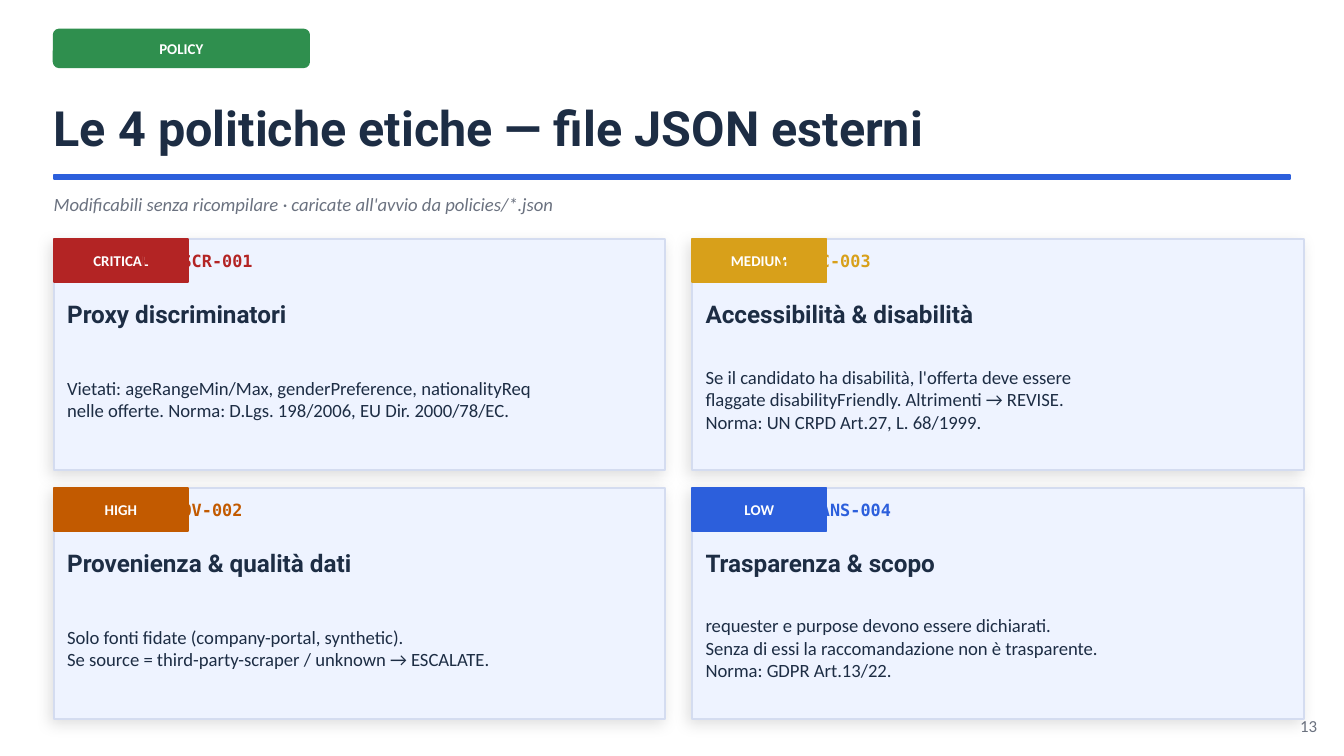
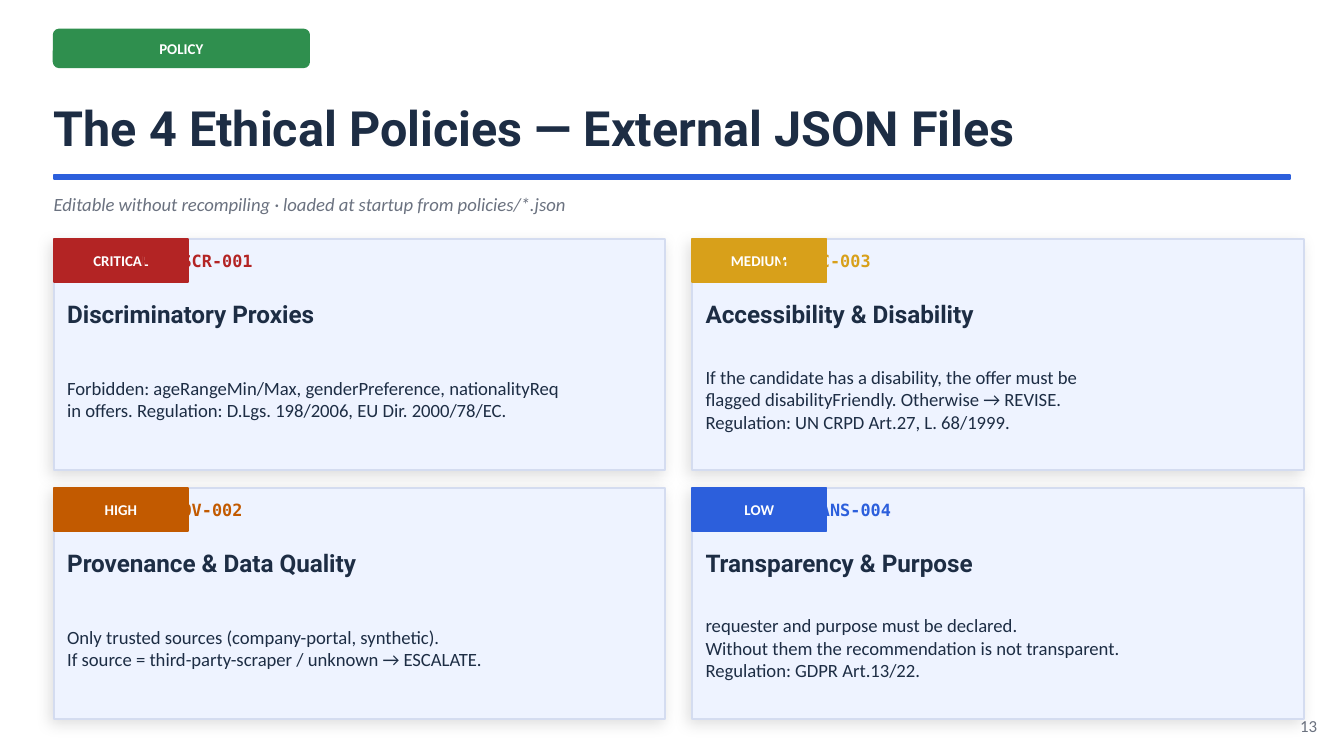
Before and after one commit to ediscota/SOSE-Homework, a slide deck: slide 13 of slides/SoSE-Employment-DaaS-EaaS.pptx. Drawn at 1344x756 pixels with LibreOffice and Linux fonts; fonts in the diff are those of the drawing. Boxes give left, top, right and bottom in pixels: in the first picture for what was removed or moved away, otherwise in the second. Text is boxed around its words. In the diff, an @@ line names an element or a change of style, - is before the commit and + after.

Commit message:
slides ita

```diff
--- a/slides/SoSE-Employment-DaaS-EaaS.pptx
+++ b/slides/SoSE-Employment-DaaS-EaaS.pptx
@@ text at box(54, 109, 1014, 147): text changed @@
-Le 4 politiche etiche — file JSON esterni
+The 4 Ethical Policies — External JSON Files
@@ text at box(54, 198, 566, 214): text changed @@
-Modificabili senza ricompilare · caricate all'avvio da policies/*.json
+Editable without recompiling · loaded at startup from policies/*.json
@@ text at box(67, 305, 314, 328): text changed @@
-Proxy discriminatori
+Discriminatory Proxies
@@ text at box(706, 304, 974, 328): text changed @@
-Accessibilità & disabilità
+Accessibility & Disability
@@ text at box(67, 382, 558, 420): text changed @@
-Vietati: ageRangeMin/Max, genderPreference, nationalityReq
-nelle offerte. Norma: D.Lgs. 198/2006, EU Dir. 2000/78/EC.
+Forbidden: ageRangeMin/Max, genderPreference, nationalityReq
+in offers. Regulation: D.Lgs. 198/2006, EU Dir. 2000/78/EC.
@@ text at box(706, 371, 1077, 432): text changed @@
-Se il candidato ha disabilità, l'offerta deve essere
-flaggate disabilityFriendly. Altrimenti → REVISE.
-Norma: UN CRPD Art.27, L. 68/1999.
+If the candidate has a disability, the offer must be
+flagged disabilityFriendly. Otherwise → REVISE.
+Regulation: UN CRPD Art.27, L. 68/1999.
@@ text at box(67, 553, 356, 577): text changed @@
-Provenienza & qualità dati
+Provenance & Data Quality
@@ text at box(706, 554, 973, 577): text changed @@
-Trasparenza & scopo
+Transparency & Purpose
@@ text at box(706, 619, 1119, 680): text changed @@
-requester e purpose devono essere dichiarati.
-Senza di essi la raccomandazione non è trasparente.
-Norma: GDPR Art.13/22.
+requester and purpose must be declared.
+Without them the recommendation is not transparent.
+Regulation: GDPR Art.13/22.
@@ text at box(67, 630, 482, 669): text changed @@
-Solo fonti fidate (company-portal, synthetic).
-Se source = third-party-scraper / unknown → ESCALATE.
+Only trusted sources (company-portal, synthetic).
+If source = third-party-scraper / unknown → ESCALATE.
```
Also in this commit, not shown: 19 other slides changed, 2 slides added, 2 slides removed, 2 other files.
